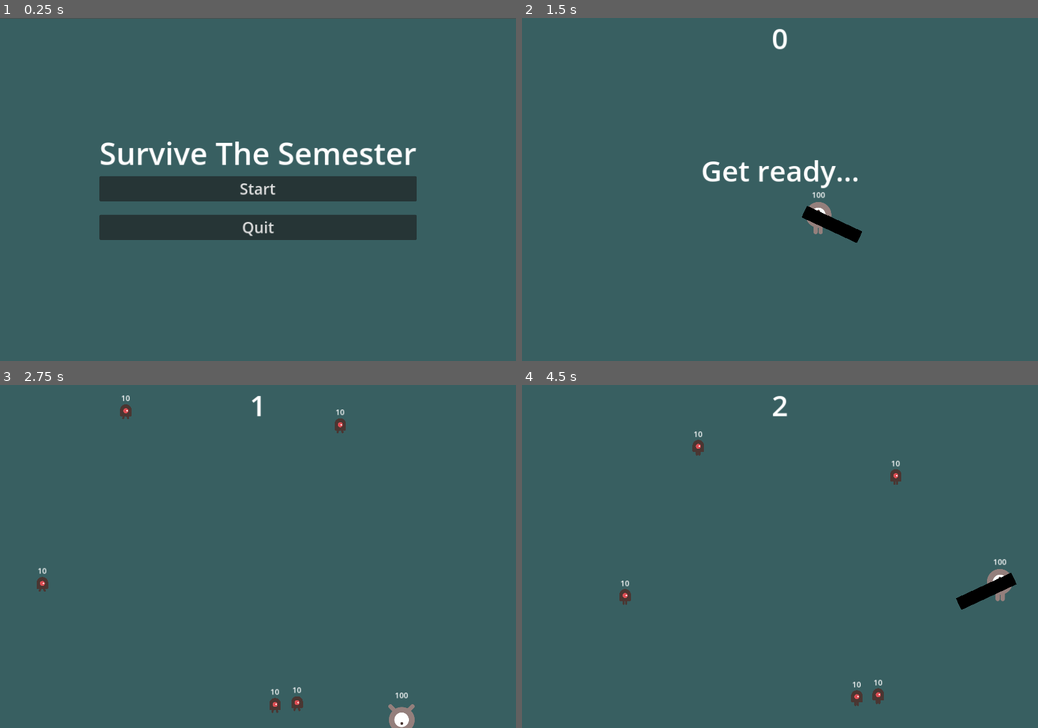
Above: before the commit, frames 1-4 (two rows, left to right).
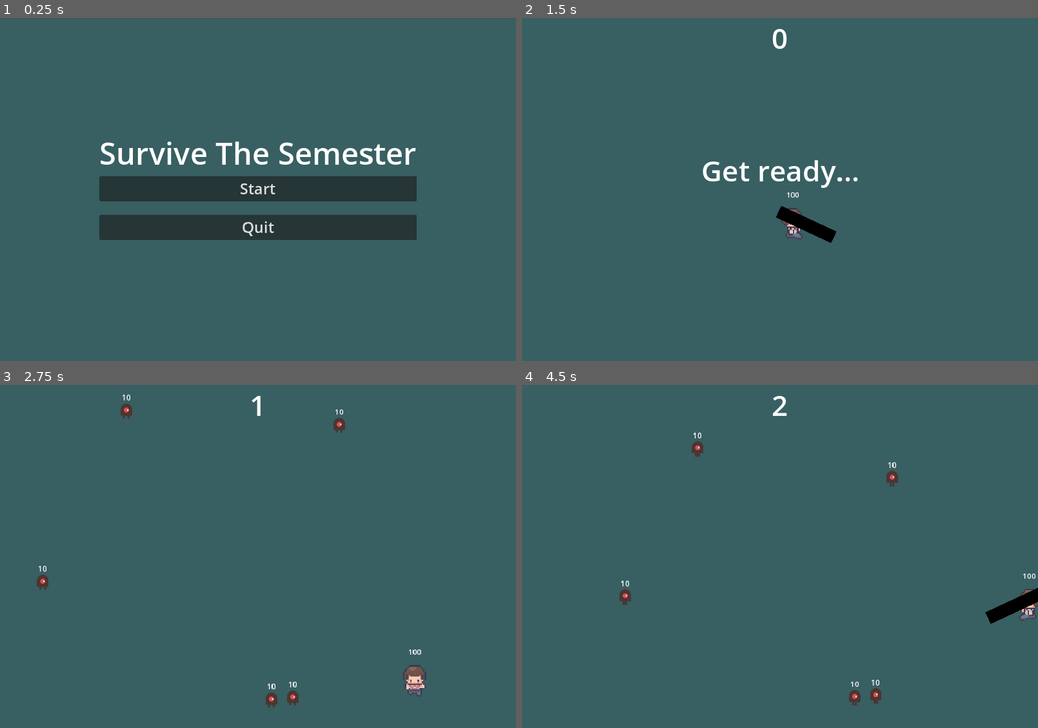
Above: after the commit, the same moments.

Repository: LimZiJia/SurviveTheSemester
Game: Godot game, scene res://gui/start_screen.tscn
Two runs of this game, one before a commit and one after it. Both use one fixed random seed, a clock stepped at 60 frames per second and the inputs below.
Inputs (mouse positions are in pixels of both pictures, inside the frame that each line leads up to):
- Up to frame 1 (0.25 s): no input
- Up to frame 2 (1.5 s): click "Start" at 0.5 s; tap Enter (start_game) at 1.25 s; move the mouse to (893, 172) at 1.27 s; hold D (move_right) from 1.28 s (still down); tap Space (attack) at 1.35 s
- Up to frame 3 (2.75 s): move the mouse to (154, 573) at 2.02 s; release D (move_right) at 2.03 s; hold S (move_down) from 2.03 s (still down); tap Space (attack) at 2.1 s
- Up to frame 4 (4.5 s): move the mouse to (831, 481) at 2.77 s; release S (move_down) at 2.78 s; hold D (move_right) 2.78-3.53 s; tap Enter (start_game) at 2.85 s; tap Space (attack) at 3.05, 3.6, 4.35 s; move the mouse to (754, 625) at 3.52 s; hold W (move_up) 3.53-4.28 s; move the mouse to (934, 607) at 4.27 s; hold A (move_left) from 4.28 s (still down)

The runs differ from the first frame. In frame 1, 0.5% of the frame differs, in the area x 19-81%, y 36-64%; in frame 2, 1.3%; in frame 3, 1.1%; in frame 4, 1.6%, in the area x 18-100%, y 3-94%.

Commit message:
Reskinned and changed player type
1) Reskinned player to use RPG asset
2) Changed player type to CharacterBody2D. Accordingly, mob collision layer and mask had to be changed to 2 to prevent player-mob collisions.
3) Added acceleration and friction to player movement

Diff:
--- a/characters/enemies/mob/mob.tscn
+++ b/characters/enemies/mob/mob.tscn
@@ -32,6 +32,8 @@
 height = 34.0
 
 [node name="Mob" type="RigidBody2D" groups=["mobs"]]
+collision_layer = 2
+collision_mask = 2
 gravity_scale = 0.0
 script = ExtResource("1_anuhh")
 
--- a/characters/player/player.gd
+++ b/characters/player/player.gd
@@ -1,16 +1,21 @@
 class_name Player
-extends Area2D
+extends CharacterBody2D
 
 signal dead
 
-@export var speed := 400.0
+const ACCELERATION := 20.0
+const FRICTION := 40.0
+@export var max_speed := 400.0
 @onready var screen_size := get_viewport_rect().size
+@onready var animation_player = $AnimationPlayer
+@onready var animation_tree = $AnimationTree
+@onready var animation_state = animation_tree.get("parameters/playback")
 
 enum {
 	NORTH, NORTHEAST, EAST, SOUTHEAST,
 	SOUTH, SOUTHWEST, WEST, NORTHWEST
 }
-var facing = 0
+var facing = EAST
 
 func _ready() -> void:
 	hide()
@@ -19,31 +24,23 @@
 func _physics_process(delta) -> void:
 	# Movement
 	var direction = Vector2.ZERO
-	if Input.is_action_pressed("move_right"):
-		direction.x += 1
-	if Input.is_action_pressed("move_left"):
-		direction.x -= 1
-	if Input.is_action_pressed("move_down"):
-		direction.y += 1
-	if Input.is_action_pressed("move_up"):
-		direction.y -= 1
-	if direction.length() > 0:
-		direction = direction.normalized()
-		$AnimatedSprite2D.play()
+	direction.x = int(Input.is_action_pressed("move_right")) - \
+		int(Input.is_action_pressed("move_left"))
+	direction.y = int(Input.is_action_pressed("move_down")) - \
+		int(Input.is_action_pressed("move_up"))
+	direction = direction.normalized()
+	if direction != Vector2.ZERO:
+		animation_tree.set("parameters/Idle/blend_position", direction)
+		animation_tree.set("parameters/Move/blend_position", direction)
+		animation_state.travel("Move")
+		velocity = velocity.move_toward(direction * max_speed, ACCELERATION)
 	else:
-		$AnimatedSprite2D.stop()
-	position += direction * speed * delta
+		animation_state.travel("Idle")
+		velocity = velocity.move_toward(Vector2.ZERO, FRICTION)
+	move_and_slide()
+
 	position.x = clamp(position.x, 0, screen_size.x)
 	position.y = clamp(position.y, 0, screen_size.y)
-
-	# Animation
-	if direction.x != 0:
-		$AnimatedSprite2D.animation = "right"
-		$AnimatedSprite2D.flip_v = false
-		$AnimatedSprite2D.flip_h = direction.x < 0
-	elif direction.y != 0:
-		$AnimatedSprite2D.animation = "up"
-		$AnimatedSprite2D.flip_v = direction.y > 0
 
 	# Attack
 	if direction.x == 0 and direction.y == 0:
@@ -72,7 +69,6 @@
 
 func start(new_position: Vector2) -> void:
 	position = new_position
-	$AnimatedSprite2D.flip_v = false
 	$HealthLabel.initialize_health()
 	show()
 	$HurtboxArea/CollisionShape2D.disabled = false
--- a/characters/player/player.tscn
+++ b/characters/player/player.tscn
@@ -1,37 +1,10 @@
-[gd_scene load_steps=11 format=3 uid="uid://dt68ku1phupn3"]
+[gd_scene load_steps=32 format=3 uid="uid://dt68ku1phupn3"]
 
 [ext_resource type="Script" path="res://characters/player/player.gd" id="1_7xkn6"]
-[ext_resource type="Texture2D" uid="uid://cw8xsl33p3b7g" path="res://characters/player/player-up-1.png" id="2_qshyo"]
-[ext_resource type="Texture2D" uid="uid://bblmoaouu0d0h" path="res://characters/player/player-walk-2.png" id="3_6dlcg"]
-[ext_resource type="Texture2D" uid="uid://b3ssi1g5bno71" path="res://characters/player/player-up-2.png" id="4_bbs05"]
 [ext_resource type="Script" path="res://components/health_label.gd" id="5_4n1ai"]
 [ext_resource type="Script" path="res://components/hurtbox_area.gd" id="6_55pa7"]
 [ext_resource type="PackedScene" uid="uid://c6150nl7avrsl" path="res://weapons/melee/melee.tscn" id="7_bnptl"]
-
-[sub_resource type="SpriteFrames" id="SpriteFrames_lgod0"]
-animations = [{
-"frames": [{
-"duration": 1.0,
-"texture": ExtResource("2_qshyo")
-}, {
-"duration": 1.0,
-"texture": ExtResource("3_6dlcg")
-}],
-"loop": true,
-"name": &"right",
-"speed": 5.0
-}, {
-"frames": [{
-"duration": 1.0,
-"texture": ExtResource("2_qshyo")
-}, {
-"duration": 1.0,
-"texture": ExtResource("4_bbs05")
-}],
-"loop": true,
-"name": &"up",
-"speed": 5.0
-}]
+[ext_resource type="Texture2D" uid="uid://542gp1vs0t0" path="res://characters/player/player.png" id="8_voa7p"]
 
 [sub_resource type="CircleShape2D" id="CircleShape2D_7ijyl"]
 
@@ -39,13 +12,230 @@
 radius = 27.0
 height = 68.0
 
-[node name="Player" type="Area2D" groups=["player"]]
+[sub_resource type="Animation" id="Animation_3uv5n"]
+resource_name = "idle_back"
+length = 0.6
+loop_mode = 1
+tracks/0/type = "value"
+tracks/0/imported = false
+tracks/0/enabled = true
+tracks/0/path = NodePath("Sprite2D:frame")
+tracks/0/interp = 1
+tracks/0/loop_wrap = true
+tracks/0/keys = {
+"times": PackedFloat32Array(0, 0.1, 0.2, 0.3, 0.4, 0.5),
+"transitions": PackedFloat32Array(1, 1, 1, 1, 1, 1),
+"update": 1,
+"values": [62, 63, 64, 65, 66, 67]
+}
+
+[sub_resource type="Animation" id="Animation_maxmk"]
+resource_name = "idle_front"
+length = 0.6
+loop_mode = 1
+tracks/0/type = "value"
+tracks/0/imported = false
+tracks/0/enabled = true
+tracks/0/path = NodePath("Sprite2D:frame")
+tracks/0/interp = 1
+tracks/0/loop_wrap = true
+tracks/0/keys = {
+"times": PackedFloat32Array(0, 0.1, 0.2, 0.3, 0.4, 0.5),
+"transitions": PackedFloat32Array(1, 1, 1, 1, 1, 1),
+"update": 1,
+"values": [74, 75, 76, 77, 78, 79]
+}
+
+[sub_resource type="Animation" id="Animation_5jiq2"]
+resource_name = "idle_left"
+length = 0.6
+loop_mode = 1
+tracks/0/type = "value"
+tracks/0/imported = false
+tracks/0/enabled = true
+tracks/0/path = NodePath("Sprite2D:frame")
+tracks/0/interp = 1
+tracks/0/loop_wrap = true
+tracks/0/keys = {
+"times": PackedFloat32Array(0, 0.1, 0.2, 0.3, 0.4, 0.5),
+"transitions": PackedFloat32Array(1, 1, 1, 1, 1, 1),
+"update": 1,
+"values": [68, 69, 70, 71, 72, 73]
+}
+
+[sub_resource type="Animation" id="Animation_qa7xm"]
+resource_name = "idle_right"
+length = 0.6
+loop_mode = 1
+tracks/0/type = "value"
+tracks/0/imported = false
+tracks/0/enabled = true
+tracks/0/path = NodePath("Sprite2D:frame")
+tracks/0/interp = 1
+tracks/0/loop_wrap = true
+tracks/0/keys = {
+"times": PackedFloat32Array(0, 0.1, 0.2, 0.3, 0.4, 0.5),
+"transitions": PackedFloat32Array(1, 1, 1, 1, 1, 1),
+"update": 1,
+"values": [56, 57, 58, 59, 60, 61]
+}
+
+[sub_resource type="Animation" id="Animation_23imd"]
+resource_name = "move_back"
+length = 0.6
+loop_mode = 1
+tracks/0/type = "value"
+tracks/0/imported = false
+tracks/0/enabled = true
+tracks/0/path = NodePath("Sprite2D:frame")
+tracks/0/interp = 1
+tracks/0/loop_wrap = true
+tracks/0/keys = {
+"times": PackedFloat32Array(0, 0.1, 0.2, 0.3, 0.4, 0.5),
+"transitions": PackedFloat32Array(1, 1, 1, 1, 1, 1),
+"update": 1,
+"values": [118, 119, 120, 121, 122, 123]
+}
+
+[sub_resource type="Animation" id="Animation_fvgd6"]
+resource_name = "move_front"
+length = 0.6
+loop_mode = 1
+tracks/0/type = "value"
+tracks/0/imported = false
+tracks/0/enabled = true
+tracks/0/path = NodePath("Sprite2D:frame")
+tracks/0/interp = 1
+tracks/0/loop_wrap = true
+tracks/0/keys = {
+"times": PackedFloat32Array(0, 0.1, 0.2, 0.3, 0.4, 0.5),
+"transitions": PackedFloat32Array(1, 1, 1, 1, 1, 1),
+"update": 1,
+"values": [130, 131, 132, 133, 134, 135]
+}
+
+[sub_resource type="Animation" id="Animation_wq2bv"]
+resource_name = "move_left"
+length = 0.6
+loop_mode = 1
+tracks/0/type = "value"
+tracks/0/imported = false
+tracks/0/enabled = true
+tracks/0/path = NodePath("Sprite2D:frame")
+tracks/0/interp = 1
+tracks/0/loop_wrap = true
+tracks/0/keys = {
+"times": PackedFloat32Array(0, 0.1, 0.2, 0.3, 0.4, 0.5),
+"transitions": PackedFloat32Array(1, 1, 1, 1, 1, 1),
+"update": 1,
+"values": [124, 125, 126, 127, 128, 129]
+}
+
+[sub_resource type="Animation" id="Animation_v6ckf"]
+resource_name = "move_right"
+length = 0.6
+loop_mode = 1
+tracks/0/type = "value"
+tracks/0/imported = false
+tracks/0/enabled = true
+tracks/0/path = NodePath("Sprite2D:frame")
+tracks/0/interp = 1
+tracks/0/loop_wrap = true
+tracks/0/keys = {
+"times": PackedFloat32Array(0, 0.1, 0.2, 0.3, 0.4, 0.5),
+"transitions": PackedFloat32Array(1, 1, 1, 1, 1, 1),
+"update": 1,
+"values": [112, 113, 114, 115, 116, 117]
+}
+
+[sub_resource type="AnimationLibrary" id="AnimationLibrary_83j7a"]
+_data = {
+"idle_back": SubResource("Animation_3uv5n"),
+"idle_front": SubResource("Animation_maxmk"),
+"idle_left": SubResource("Animation_5jiq2"),
+"idle_right": SubResource("Animation_qa7xm"),
+"move_back": SubResource("Animation_23imd"),
+"move_front": SubResource("Animation_fvgd6"),
+"move_left": SubResource("Animation_wq2bv"),
+"move_right": SubResource("Animation_v6ckf")
+}
+
+[sub_resource type="AnimationNodeAnimation" id="AnimationNodeAnimation_ymvwc"]
+animation = &"idle_left"
+
+[sub_resource type="AnimationNodeAnimation" id="AnimationNodeAnimation_ga7qs"]
+animation = &"idle_back"
+
+[sub_resource type="AnimationNodeAnimation" id="AnimationNodeAnimation_oa2x5"]
+animation = &"idle_right"
+
+[sub_resource type="AnimationNodeAnimation" id="AnimationNodeAnimation_bavf0"]
+animation = &"idle_left"
+
+[sub_resource type="AnimationNodeAnimation" id="AnimationNodeAnimation_22d10"]
+animation = &"idle_front"
+
+[sub_resource type="AnimationNodeBlendSpace2D" id="AnimationNodeBlendSpace2D_ud5hw"]
+blend_point_0/node = SubResource("AnimationNodeAnimation_ymvwc")
+blend_point_0/pos = Vector2(-1, 0)
+blend_point_1/node = SubResource("AnimationNodeAnimation_ga7qs")
+blend_point_1/pos = Vector2(0, -1.1)
+blend_point_2/node = SubResource("AnimationNodeAnimation_oa2x5")
+blend_point_2/pos = Vector2(1, 0)
+blend_point_3/node = SubResource("AnimationNodeAnimation_bavf0")
+blend_point_3/pos = Vector2(-1, 0)
+blend_point_4/node = SubResource("AnimationNodeAnimation_22d10")
+blend_point_4/pos = Vector2(0, 1.1)
+min_space = Vector2(-1, -1.1)
+max_space = Vector2(1, 1.1)
+blend_mode = 1
+
+[sub_resource type="AnimationNodeAnimation" id="AnimationNodeAnimation_wvs0g"]
+animation = &"move_left"
+
+[sub_resource type="AnimationNodeAnimation" id="AnimationNodeAnimation_o55h1"]
+animation = &"move_front"
+
+[sub_resource type="AnimationNodeAnimation" id="AnimationNodeAnimation_rxb1o"]
+animation = &"move_back"
+
+[sub_resource type="AnimationNodeAnimation" id="AnimationNodeAnimation_8e8pl"]
+animation = &"move_right"
+
+[sub_resource type="AnimationNodeBlendSpace2D" id="AnimationNodeBlendSpace2D_fvvn0"]
+blend_point_0/node = SubResource("AnimationNodeAnimation_wvs0g")
+blend_point_0/pos = Vector2(-1, 0)
+blend_point_1/node = SubResource("AnimationNodeAnimation_o55h1")
+blend_point_1/pos = Vector2(0, 1.1)
+blend_point_2/node = SubResource("AnimationNodeAnimation_rxb1o")
+blend_point_2/pos = Vector2(0, -1.1)
+blend_point_3/node = SubResource("AnimationNodeAnimation_8e8pl")
+blend_point_3/pos = Vector2(1, 0)
+min_space = Vector2(-1.1, -1.1)
+max_space = Vector2(1.1, 1.1)
+blend_mode = 1
+
+[sub_resource type="AnimationNodeStateMachineTransition" id="AnimationNodeStateMachineTransition_8csbc"]
+
+[sub_resource type="AnimationNodeStateMachineTransition" id="AnimationNodeStateMachineTransition_8ix5o"]
+
+[sub_resource type="AnimationNodeStateMachine" id="AnimationNodeStateMachine_kn8d2"]
+states/Idle/node = SubResource("AnimationNodeBlendSpace2D_ud5hw")
+states/Idle/position = Vector2(492, 115)
+states/Move/node = SubResource("AnimationNodeBlendSpace2D_fvvn0")
+states/Move/position = Vector2(678, 115)
+transitions = ["Idle", "Move", SubResource("AnimationNodeStateMachineTransition_8csbc"), "Move", "Idle", SubResource("AnimationNodeStateMachineTransition_8ix5o")]
+
+[sub_resource type="AnimationNodeStateMachinePlayback" id="AnimationNodeStateMachinePlayback_1bvhy"]
+
+[node name="Player" type="CharacterBody2D" groups=["player"]]
 script = ExtResource("1_7xkn6")
 
-[node name="AnimatedSprite2D" type="AnimatedSprite2D" parent="."]
-scale = Vector2(0.5, 0.5)
-sprite_frames = SubResource("SpriteFrames_lgod0")
-animation = &"right"
+[node name="Sprite2D" type="Sprite2D" parent="."]
+texture = ExtResource("8_voa7p")
+hframes = 56
+vframes = 20
+frame = 117
 
 [node name="CollisionShape2D" type="CollisionShape2D" parent="."]
 shape = SubResource("CircleShape2D_7ijyl")
@@ -72,4 +262,17 @@
 position = Vector2(-4.76837e-07, 0)
 rotation = -0.785398
 
+[node name="AnimationPlayer" type="AnimationPlayer" parent="."]
+libraries = {
+"": SubResource("AnimationLibrary_83j7a")
+}
+
+[node name="AnimationTree" type="AnimationTree" parent="."]
+tree_root = SubResource("AnimationNodeStateMachine_kn8d2")
+anim_player = NodePath("../AnimationPlayer")
+active = true
+parameters/playback = SubResource("AnimationNodeStateMachinePlayback_1bvhy")
+parameters/Idle/blend_position = Vector2(1, 0)
+parameters/Move/blend_position = Vector2(1, 0)
+
 [connection signal="dead" from="HealthLabel" to="." method="_on_health_label_dead"]
--- a/controllers/wave_controller.tscn
+++ b/controllers/wave_controller.tscn
@@ -1,4 +1,4 @@
-[gd_scene load_steps=2 format=3]
+[gd_scene load_steps=2 format=3 uid="uid://bcwsdtfx72kd0"]
 
 [ext_resource type="Script" path="res://controllers/wave_controller.gd" id="1_r34js"]
 
--- a/project.godot
+++ b/project.godot
@@ -65,5 +65,6 @@
 
 [rendering]
 
+textures/canvas_textures/default_texture_filter=0
 renderer/rendering_method="gl_compatibility"
 renderer/rendering_method.mobile="gl_compatibility"
Binary file added: characters/player/player.png
Not shown, added: characters/player/player.png.import
Not shown: 1 places in gui/start_screen.tscn that only renumber resources
Not shown, changed: README.md
